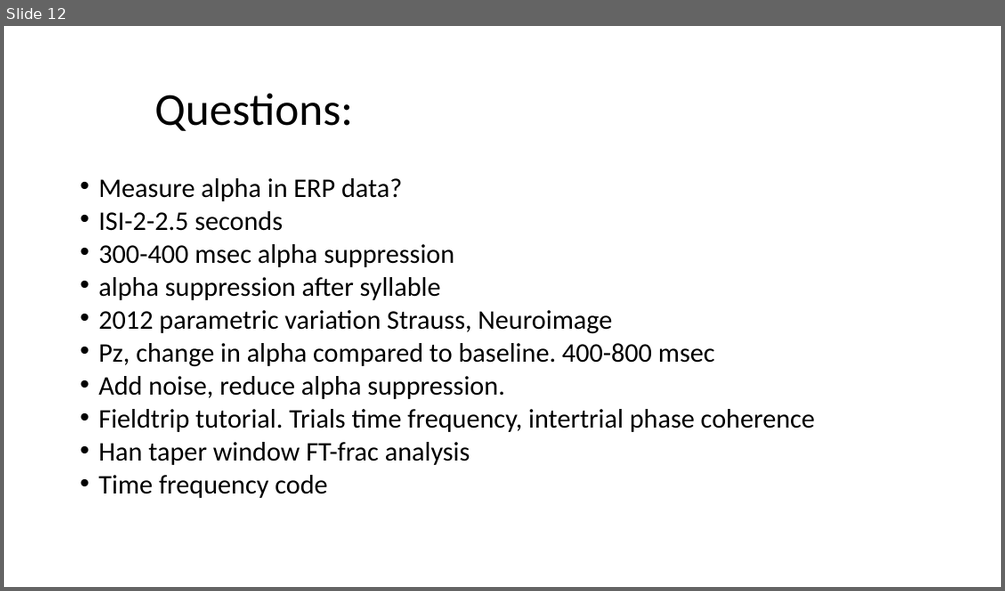
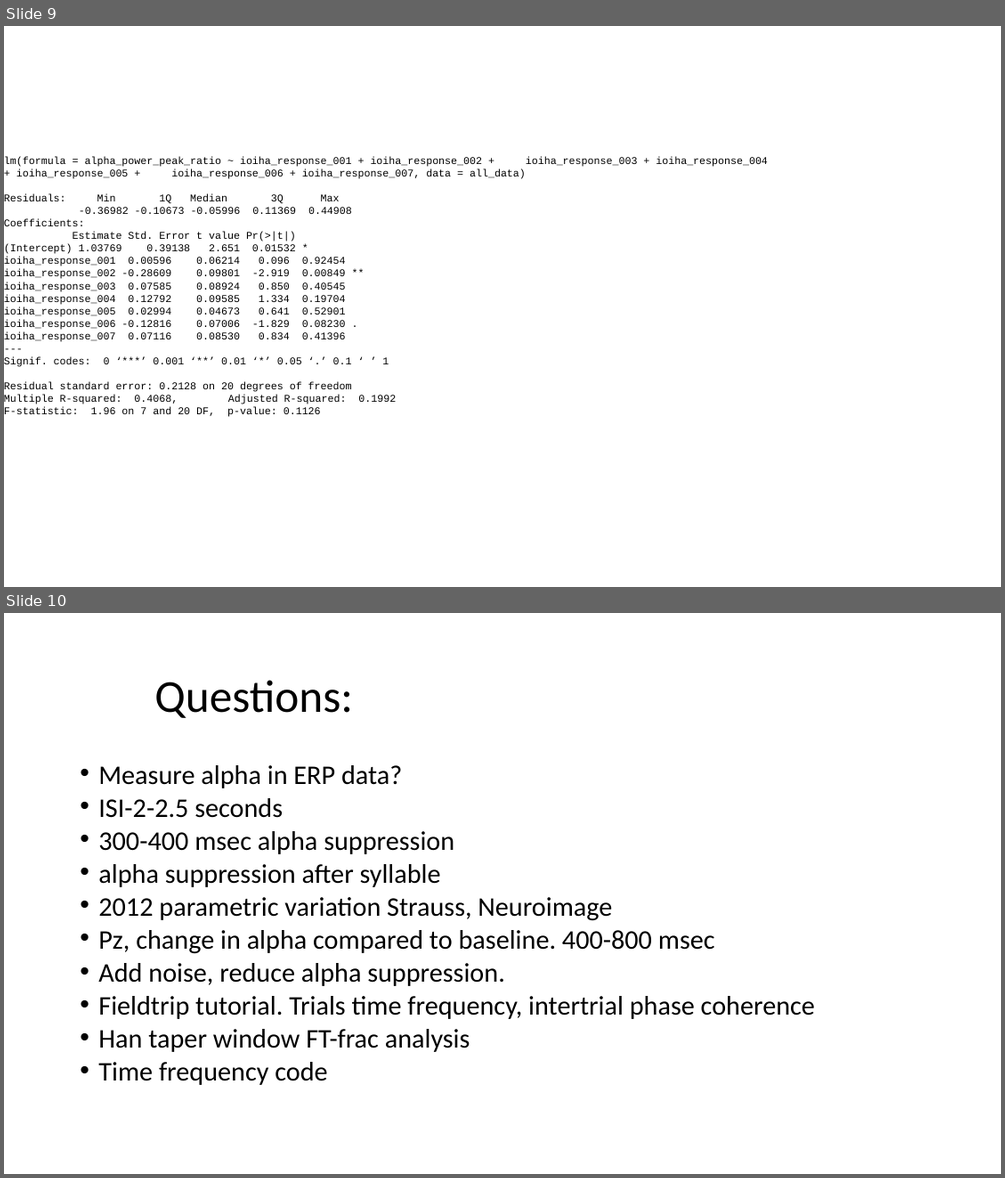
Before and after one commit to mkeomec/SNR-ERP, a slide deck: data analysis/alpha_SNR_2017-10-12.pptx. Shown one above the other, each under a label of ours: slide 12 before the commit, slides 9 and 10 after it. The pictures are 1005x591 and 1005x1178 pixels, drawn with LibreOffice and Linux fonts; fonts in the diff are those of the drawing. Boxes give left, top, right and bottom in pixels: in the first picture for what was removed or moved away, otherwise in the second. Text is boxed around its words. In the diff, an @@ line names an element or a change of style, - is before the commit and + after.

```diff
--- a/data analysis/alpha_SNR_2017-10-12.pptx
+++ b/data analysis/alpha_SNR_2017-10-12.pptx
@@ slide 9 added at (4,26,1001,587), background #FFFFFF @@
@@ text added at (4,157,768,417), 10 pt, text #000000 @@
+lm(formula = alpha_power_peak_ratio ~ ioiha_response_001 + ioiha_response_002 + ioiha_response_003 + ioiha_response_004 + ioiha_response_005 + ioiha_response_006 + ioiha_response_007, data = all_data)
+Residuals: Min 1Q Median 3Q Max
+-0.36982 -0.10673 -0.05996 0.11369 0.44908
+Coefficients:
+Estimate Std. Error t value Pr(>|t|)
+(Intercept) 1.03769 0.39138 2.651 0.01532 *
+ioiha_response_001 0.00596 0.06214 0.096 0.92454
+ioiha_response_002 -0.28609 0.09801 -2.919 0.00849 **
+ioiha_response_003 0.07585 0.08924 0.850 0.40545
+ioiha_response_004 0.12792 0.09585 1.334 0.19704
+ioiha_response_005 0.02994 0.04673 0.641 0.52901
+ioiha_response_006 -0.12816 0.07006 -1.829 0.08230 .
+ioiha_response_007 0.07116 0.08530 0.834 0.41396
+---
+Signif. codes: 0 ‘***’ 0.001 ‘**’ 0.01 ‘*’ 0.05 ‘.’ 0.1 ‘ ’ 1
+Residual standard error: 0.2128 on 20 degrees of freedom
+Multiple R-squared: 0.4068, Adjusted R-squared: 0.1992
+F-statistic: 1.96 on 7 and 20 DF, p-value: 0.1126
@@ what was slide 12 is now slide 10 @@
```
Also in this commit, not shown: 1 other slide added, 4 slides removed, 9 other files.
